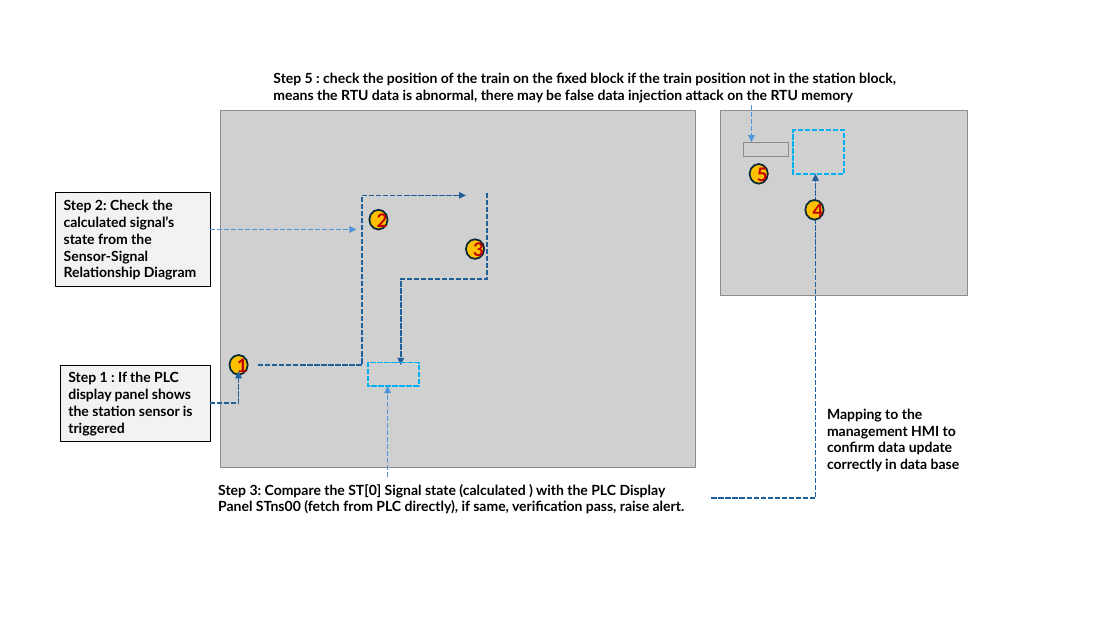
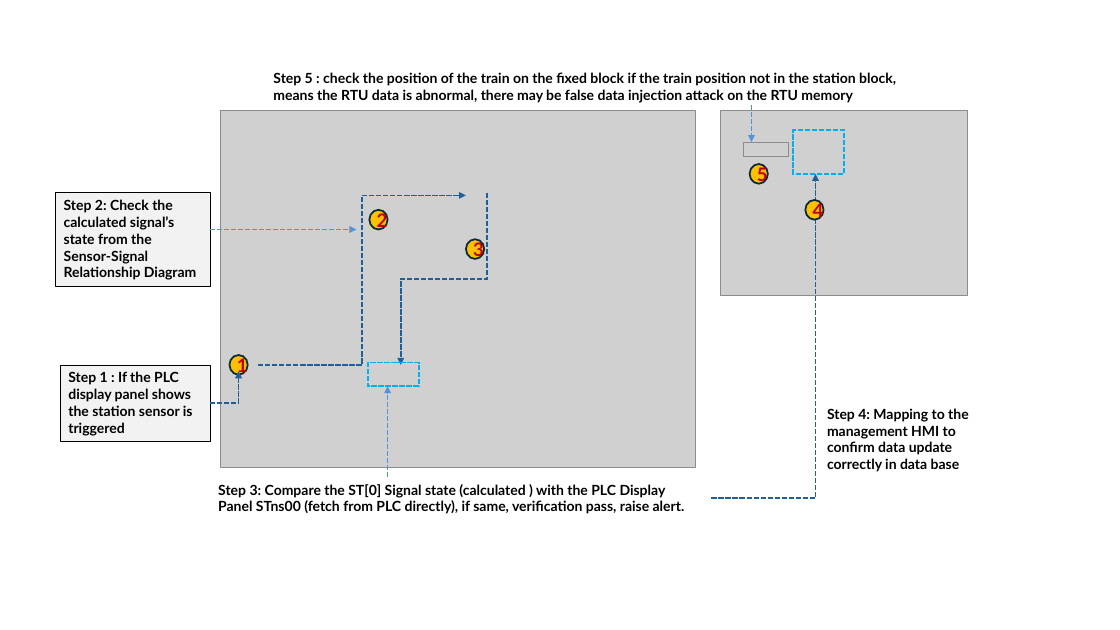
Before and after one commit to LiuYuancheng/IT_OT_IoT_Cyber_Security_Workshop, a slide deck: slide 9 of OT_System_Attack_Case_Study/Railway_HMI_Usage/img/designDoc.pptx. Drawn at 1120x630 pixels with LibreOffice and Linux fonts; fonts in the diff are those of the drawing; grey boxes stand for pictures. Boxes give left, top, right and bottom in pixels: in the first picture for what was removed or moved away, otherwise in the second. Text is boxed around its words. In the diff, an @@ line names an element or a change of style, - is before the commit and + after.

```diff
--- a/OT_System_Attack_Case_Study/Railway_HMI_Usage/img/designDoc.pptx
+++ b/OT_System_Attack_Case_Study/Railway_HMI_Usage/img/designDoc.pptx
@@ text at (827,408,969,472): text changed @@
-Mapping to the management HMI to confirm data update correctly in data base
+Step 4: Mapping to the management HMI to confirm data update correctly in data base
```
Also in this commit, not shown: 1 other file.
